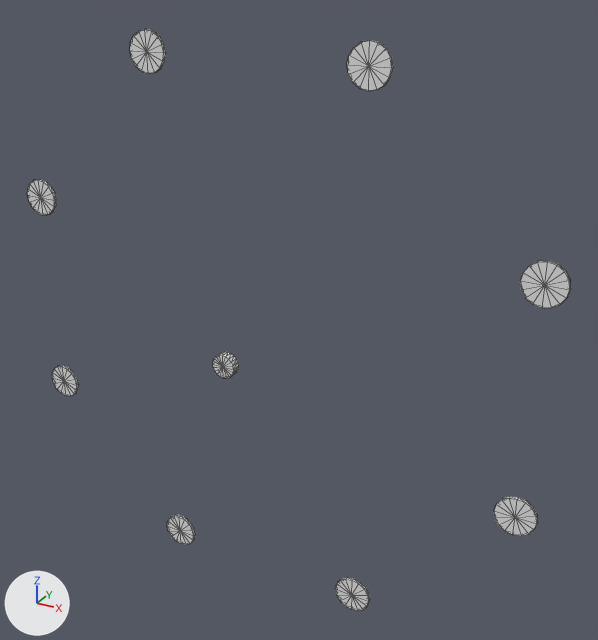
The OBJ model assets/meshes/drones/s1000plus/s1000plus__accent.obj as it was, and as the next commit left it.
Camera for both pictures: a camera (50 mm lens) standing at (0.607, -0.968, 0.538) and looking at (0.065, 0.016, 0.046). Arrows for +X, +Y and +Z are at lower left; the lights stay in place. The older version comes first. Mesh edges are drawn as thin lines. Where no turn or scale is listed for an object, it has been applied to the vertices.

Before the edit, the objects in view are built like this:
```python
me_s1000plus__accent = bpy.data.meshes.new('s1000plus__accent')
me_s1000plus__accent.from_pydata(...)  # 314 vertices, 592 faces; spans x -0.445..0.445, y -0.091..0.006, z -0.445..0.445
ob_s1000plus__accent = bpy.data.objects.new('s1000plus__accent', me_s1000plus__accent)
ob_s1000plus__accent.location = (0.0, 0.0, 0.0)
```
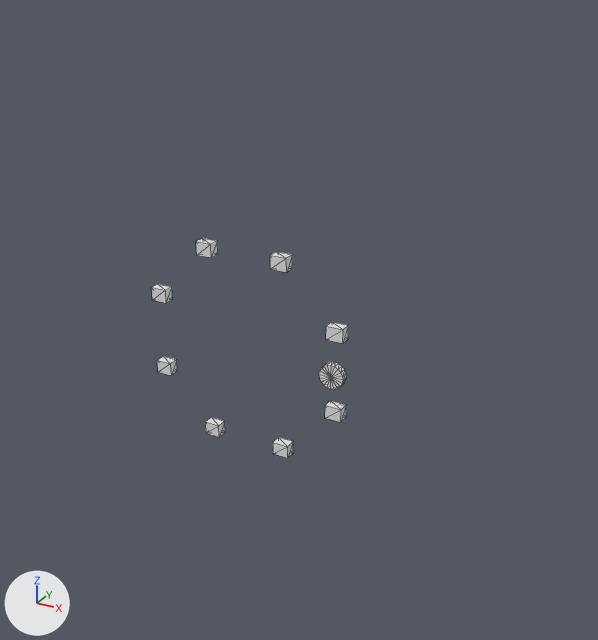
Boxes [x1, y1, x2, y2] around the edits, measured in the pictures (598 x 640 px):
's1000plus__accent', reshaped (64% narrower, 62% shorter)
    before: [28, 29, 571, 611]
    after: [151, 238, 348, 458]
part 1 of me_s1000plus__accent, added
    after: [326, 322, 348, 344]
part 2 of me_s1000plus__accent, added
    after: [270, 252, 292, 273]
part 3 of me_s1000plus__accent, added
    after: [196, 238, 218, 258]
part 4 of me_s1000plus__accent, added
    after: [151, 284, 173, 303]
part 5 of me_s1000plus__accent, added
    after: [157, 356, 177, 375]
part 6 of me_s1000plus__accent, added
    after: [205, 417, 225, 437]
part 7 of me_s1000plus__accent, added
    after: [273, 437, 293, 458]
part 8 of me_s1000plus__accent, added
    after: [325, 400, 346, 422]
part 9 of me_s1000plus__accent, added
    after: [319, 362, 347, 390]
part 10 of me_s1000plus__accent, deleted
    before: [213, 352, 238, 378]
part 11 of me_s1000plus__accent, deleted
    before: [520, 261, 571, 308]
part 12 of me_s1000plus__accent, deleted
    before: [347, 40, 393, 91]
part 13 of me_s1000plus__accent, deleted
    before: [130, 29, 166, 74]
part 14 of me_s1000plus__accent, deleted
    before: [28, 179, 56, 215]
part 15 of me_s1000plus__accent, deleted
    before: [52, 365, 79, 396]
part 16 of me_s1000plus__accent, deleted
    before: [167, 515, 195, 545]
part 17 of me_s1000plus__accent, deleted
    before: [335, 577, 370, 611]
part 18 of me_s1000plus__accent, deleted
    before: [494, 496, 538, 536]

The change in detail:
me_s1000plus__accent is used by ob_s1000plus__accent; location (0.0, 0.0, 0.0).
me_s1000plus__accent had 314 vertices, 592 faces and spanned x -0.445..0.445, y -0.091..0.006, z -0.445..0.445.
me_s1000plus__accent now has 106 vertices, 176 faces and spans x -0.163..0.169, y -0.045..-0.021, z -0.161..0.161.
me_s1000plus__accent part 1: a new loose piece, a box spanning x 0.137..0.163, y -0.038..-0.021, z 0.052..0.073.
me_s1000plus__accent part 2: a new loose piece, a box spanning x 0.049..0.075, y -0.038..-0.021, z 0.14..0.161.
me_s1000plus__accent part 3: a new loose piece, a box spanning x -0.075..-0.049, y -0.038..-0.021, z 0.14..0.161.
me_s1000plus__accent part 4: a new loose piece, a box spanning x -0.163..-0.137, y -0.038..-0.021, z 0.052..0.073.
me_s1000plus__accent part 5: a new loose piece, a box spanning x -0.163..-0.137, y -0.038..-0.021, z -0.073..-0.052.
me_s1000plus__accent part 6: a new loose piece, a box spanning x -0.075..-0.049, y -0.038..-0.021, z -0.161..-0.14.
me_s1000plus__accent part 7: a new loose piece, a box spanning x 0.049..0.075, y -0.038..-0.021, z -0.161..-0.14.
me_s1000plus__accent part 8: a new loose piece, a box spanning x 0.137..0.163, y -0.038..-0.021, z -0.073..-0.052.
me_s1000plus__accent part 9: a new loose piece, a 20-sided cylinder along y spanning x 0.131..0.169, y -0.045..-0.034, z -0.019..0.019.
me_s1000plus__accent part 10: the loose piece of 42 vertices spanning x -0.018..0.018, y -0.091..-0.078, z -0.018..0.018 is deleted.
me_s1000plus__accent part 11: the loose piece of 34 vertices spanning x 0.385..0.445, y 0.001..0.006, z 0.142..0.202 is deleted.
me_s1000plus__accent part 12: the loose piece of 34 vertices spanning x 0.142..0.202, y 0.001..0.006, z 0.385..0.445 is deleted.
me_s1000plus__accent part 13: the loose piece of 34 vertices spanning x -0.202..-0.142, y 0.001..0.006, z 0.385..0.445 is deleted.
me_s1000plus__accent part 14: the loose piece of 34 vertices spanning x -0.445..-0.385, y 0.001..0.006, z 0.142..0.202 is deleted.
me_s1000plus__accent part 15: the loose piece of 34 vertices spanning x -0.445..-0.385, y 0.001..0.006, z -0.202..-0.142 is deleted.
me_s1000plus__accent part 16: the loose piece of 34 vertices spanning x -0.202..-0.142, y 0.001..0.006, z -0.445..-0.385 is deleted.
me_s1000plus__accent part 17: the loose piece of 34 vertices spanning x 0.142..0.202, y 0.001..0.006, z -0.445..-0.385 is deleted.
me_s1000plus__accent part 18: the loose piece of 34 vertices spanning x 0.385..0.445, y 0.001..0.006, z -0.202..-0.142 is deleted.
